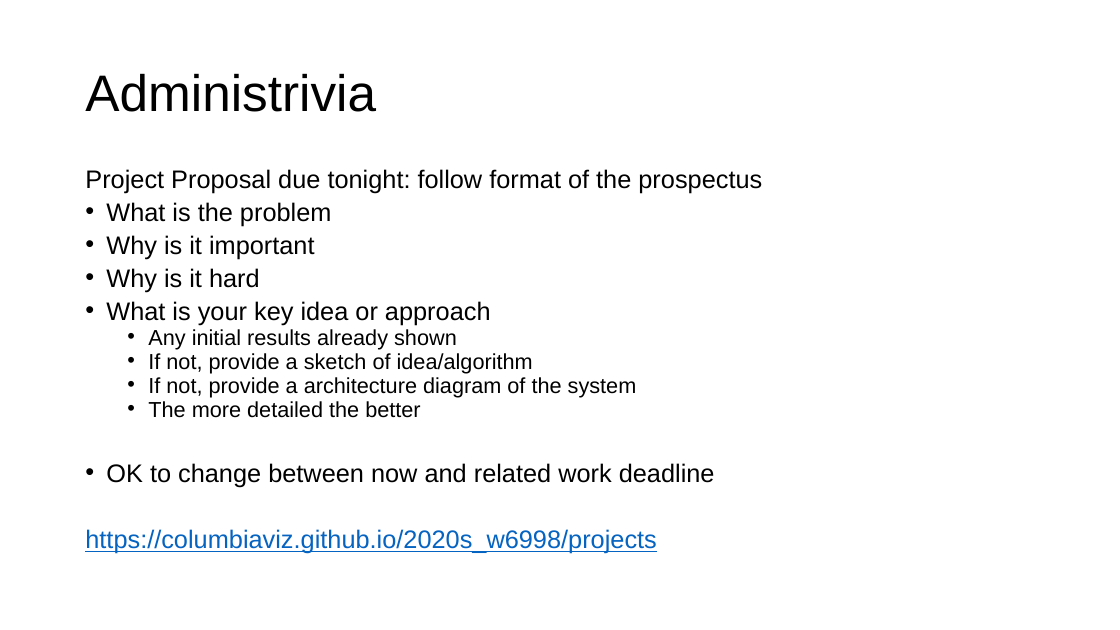
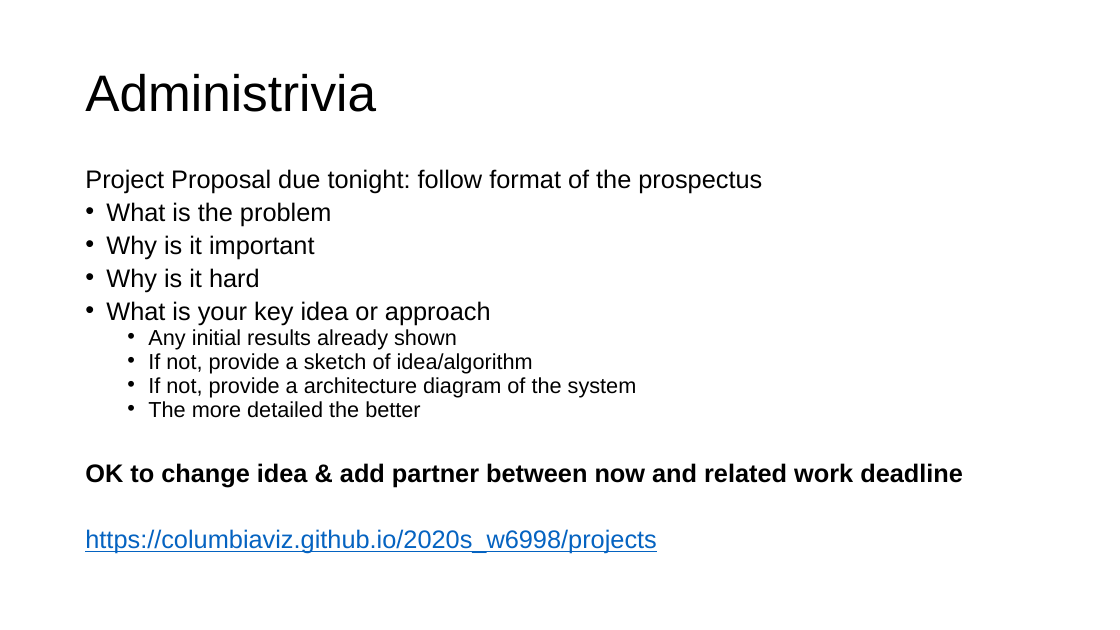
Before and after one commit to columbiaviz/columbiaviz.github.io, a slide deck: slide 4 of 2020s_w6998/lecs/04_rec.pptx (slide 3 before the commit). Drawn at 1120x630 pixels with LibreOffice and Linux fonts; fonts in the diff are those of the drawing. Boxes give left, top, right and bottom in pixels: in the first picture for what was removed or moved away, otherwise in the second. Text is boxed around its words. In the diff, an @@ line names an element or a change of style, - is before the commit and + after.

```diff
--- a/2020s_w6998/lecs/04_rec.pptx
+++ b/2020s_w6998/lecs/04_rec.pptx
@@ text at [85,463,963,488]: text changed; bold on @@
-• OK to change between now and related work deadline
+OK to change idea & add partner between now and related work deadline
```
Also in this commit, not shown: 1 other slide changed, 2 slides added, 2 other files.
